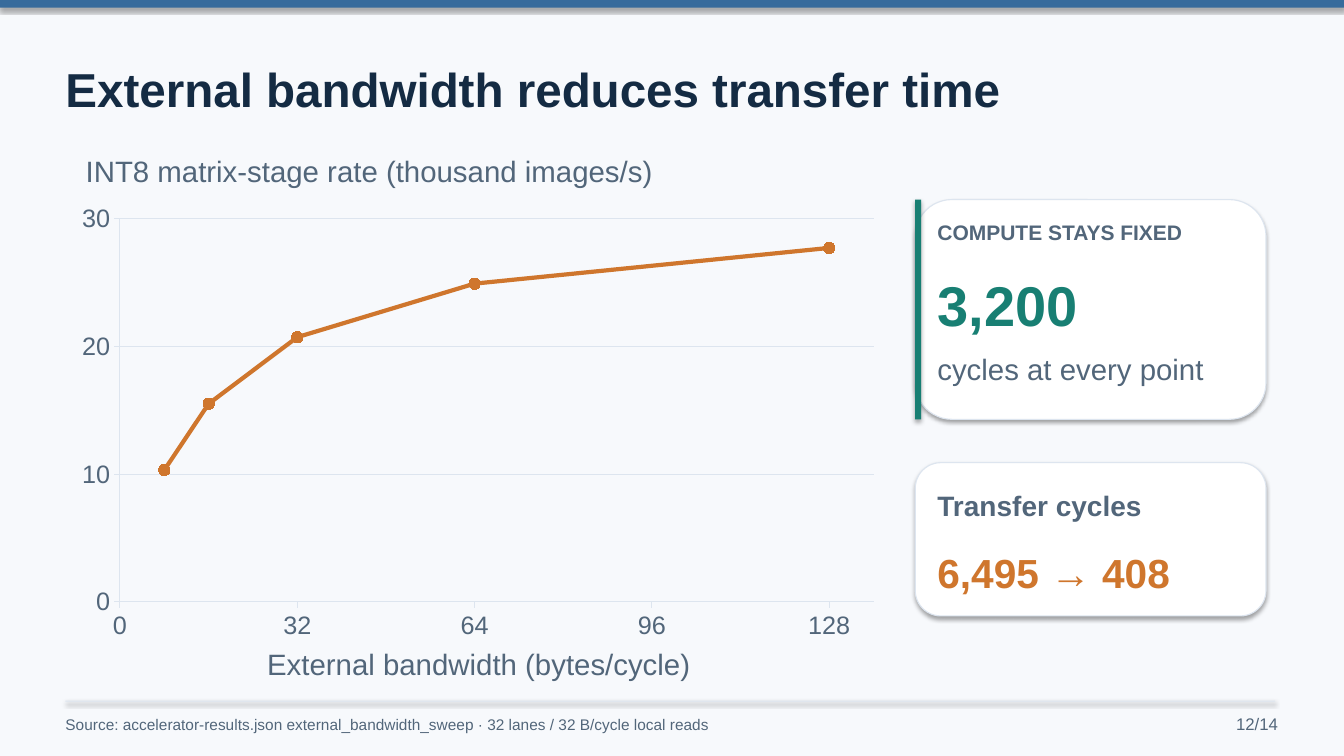
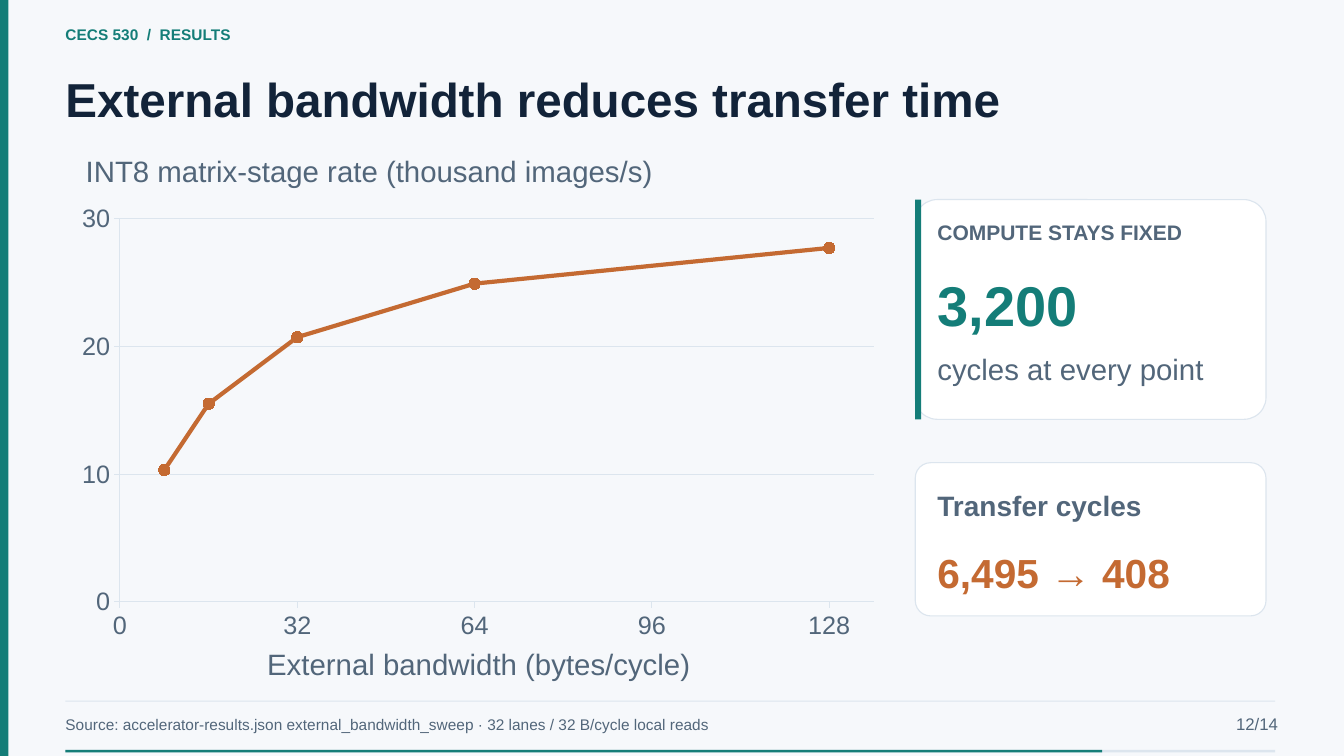
Before and after one commit to EnragedWaters/CECS-530-Quantized-Neural-Network-Accelerator, a slide deck: slide 12 of presentation/project-presentation.pptx. Drawn at 1344x756 pixels with LibreOffice and Linux fonts; fonts in the diff are those of the drawing. Boxes give left, top, right and bottom in pixels: in the first picture for what was removed or moved away, otherwise in the second. Text is boxed around its words. In the diff, an @@ line names an element or a change of style, - is before the commit and + after.

Commit message:
applying a theme to powerpoint to pretty it up

```diff
--- a/presentation/project-presentation.pptx
+++ b/presentation/project-presentation.pptx
@@ background #F7F9FC to #F6F8FB @@
@@ rectangle removed at <box>0,0,1344,7</box> @@
@@ rectangle added at <box>0,0,9,756</box>, fill #147D78 @@
@@ text added at <box>65,29,231,40</box>, 11 pt, text #147D78, bold @@
+CECS 530 / RESULTS
@@ text "External bandwidth reduces transfer time": place and size @@
-text "External bandwidth reduces transfer time" at <box>65,72,1000,108</box>
+text "External bandwidth reduces transfer time" at <box>65,82,1000,118</box>
@@ text "External bandwidth reduces transfer time" at <box>65,82,1000,118</box>: text colour #142B43 to #122339 @@
@@ rounded rectangle at <box>915,200,1266,419</box>: outline #DDE5EF 0.8 pt to #DCE5EE 0.8 pt; shadow off; proportions changed @@
@@ rectangle at <box>915,200,922,419</box>: fill #187F73 to #147D78; shadow off @@
@@ rounded rectangle at <box>915,463,1266,616</box>: outline #DDE5EF 0.8 pt to #DCE5EE 0.8 pt; shadow off; proportions changed @@
@@ rectangle at <box>66,701,1275,702</box>: fill #DDE5EF to #DCE5EE; shadow off @@
@@ rectangle added at <box>66,750,1275,753</box>, fill #DCE5EE @@
@@ rectangle added at <box>66,750,1103,753</box>, fill #147D78 @@
```
Also in this commit, not shown: 17 other slides changed, 2 other files.
